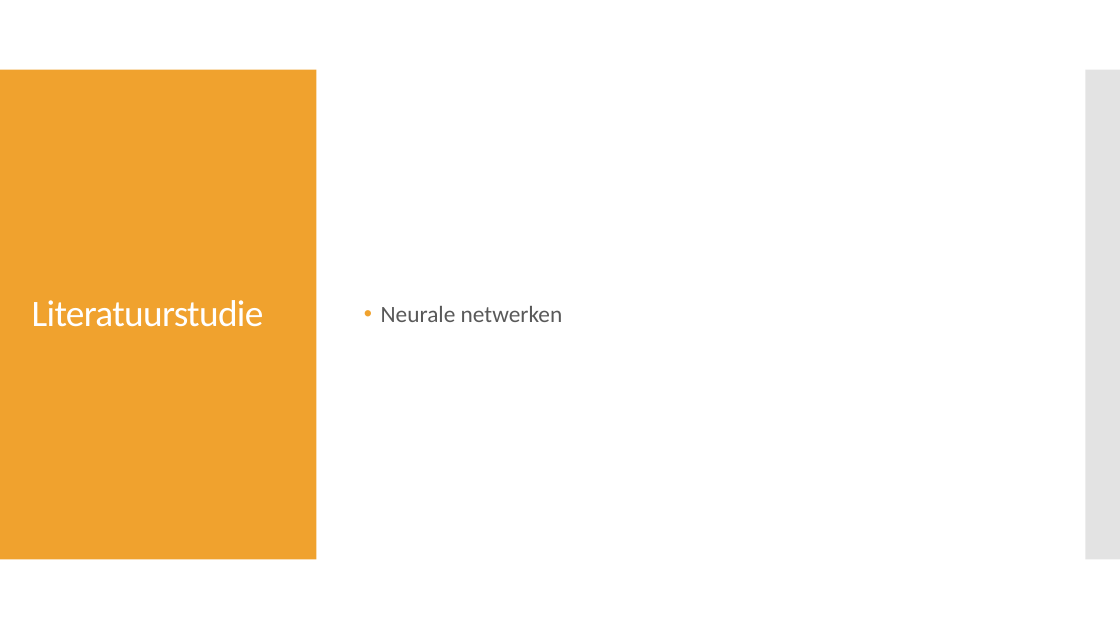
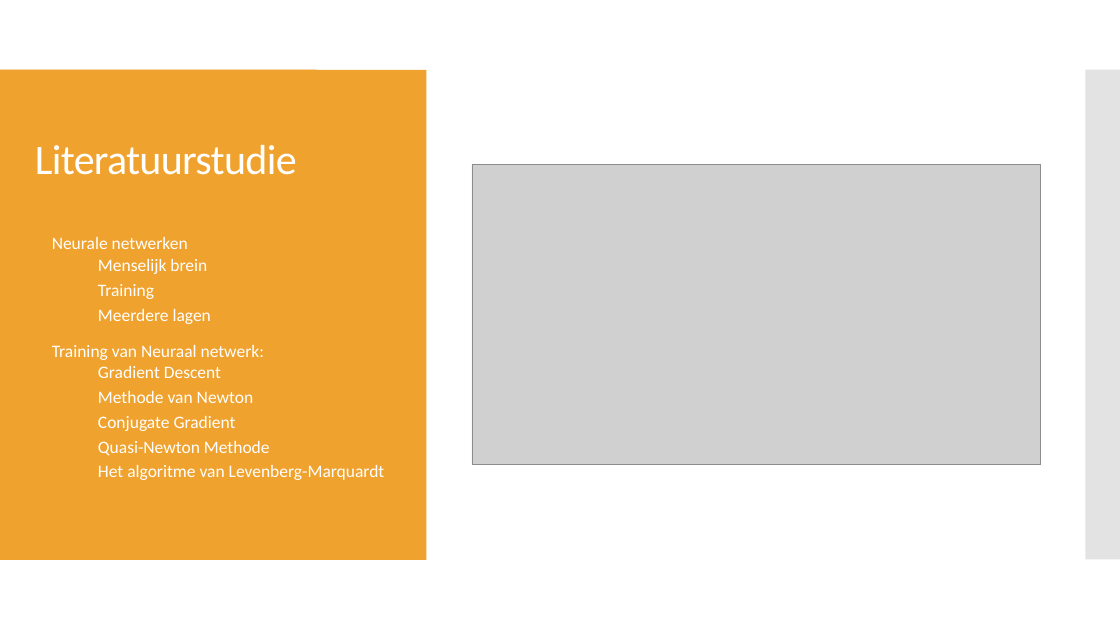
Before and after one commit to PrebenLeroy/bachelorproef, a slide deck: slide 6 of BP verdediging.pptx. Drawn at 1120x630 pixels with LibreOffice and Linux fonts; fonts in the diff are those of the drawing; grey boxes stand for pictures. Boxes give left, top, right and bottom in pixels: in the first picture for what was removed or moved away, otherwise in the second. Text is boxed around its words. In the diff, an @@ line names an element or a change of style, - is before the commit and + after.

```diff
--- a/BP verdediging.pptx
+++ b/BP verdediging.pptx
@@ rectangle added at (0, 70, 427, 560), fill #F0A22E @@
@@ title "Literatuurstudie" at (35, 145, 297, 175): size 32 to 36 pt @@
@@ picture added at (472, 165, 1041, 465) @@
@@ text "Neurale netwerken": place and size @@
-text "Neurale netwerken" at (381, 306, 563, 322)
+text "Neurale netwerken" at (52, 237, 385, 480)
@@ text "Neurale netwerken" at (52, 237, 385, 480): vertical alignment middle to top @@
@@ text at (52, 237, 188, 249): size 20 to 15 pt, text colour #595959 to #FFFFFF in "Neurale netwerken" @@
@@ text at (52, 259, 385, 480): paragraphs added @@
+  • Menselijk brein
+  • Training
+  • Meerdere lagen
+• Training van Neuraal netwerk:
+  • Gradient Descent
+  • Methode van Newton
+  • Conjugate Gradient
+  • Quasi-Newton Methode
+  • Het algoritme van Levenberg-Marquardt
```
Also in this commit, not shown: 1 other slide changed, 1 slide added.
